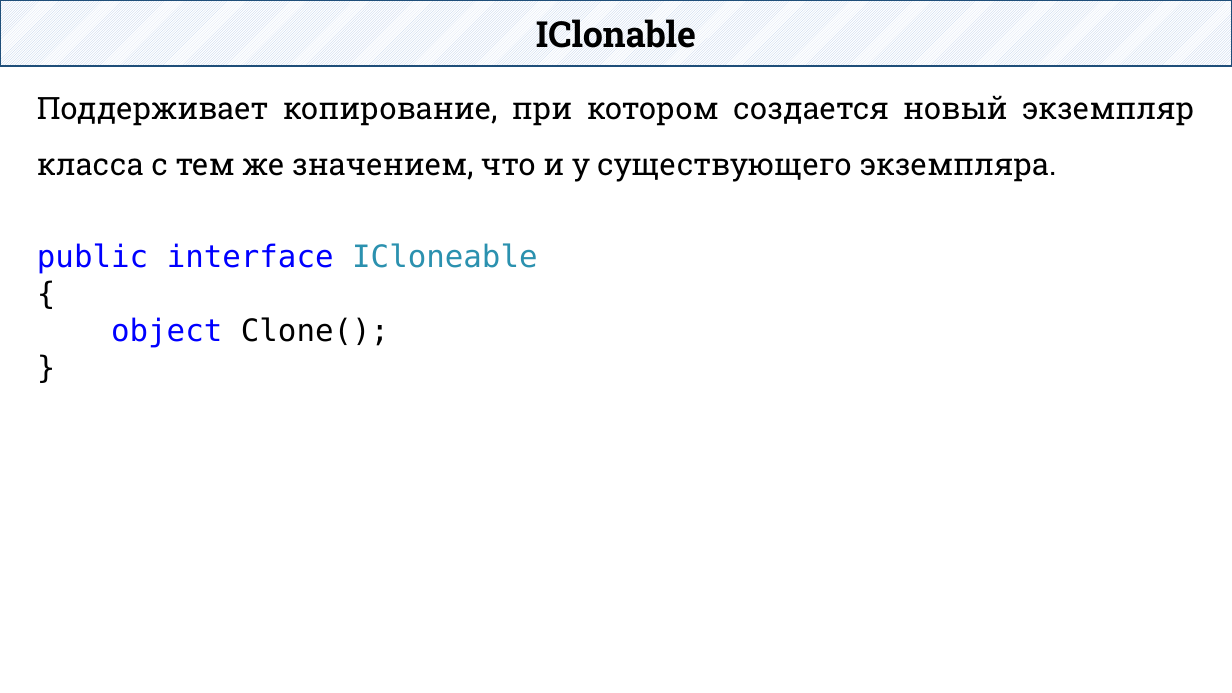
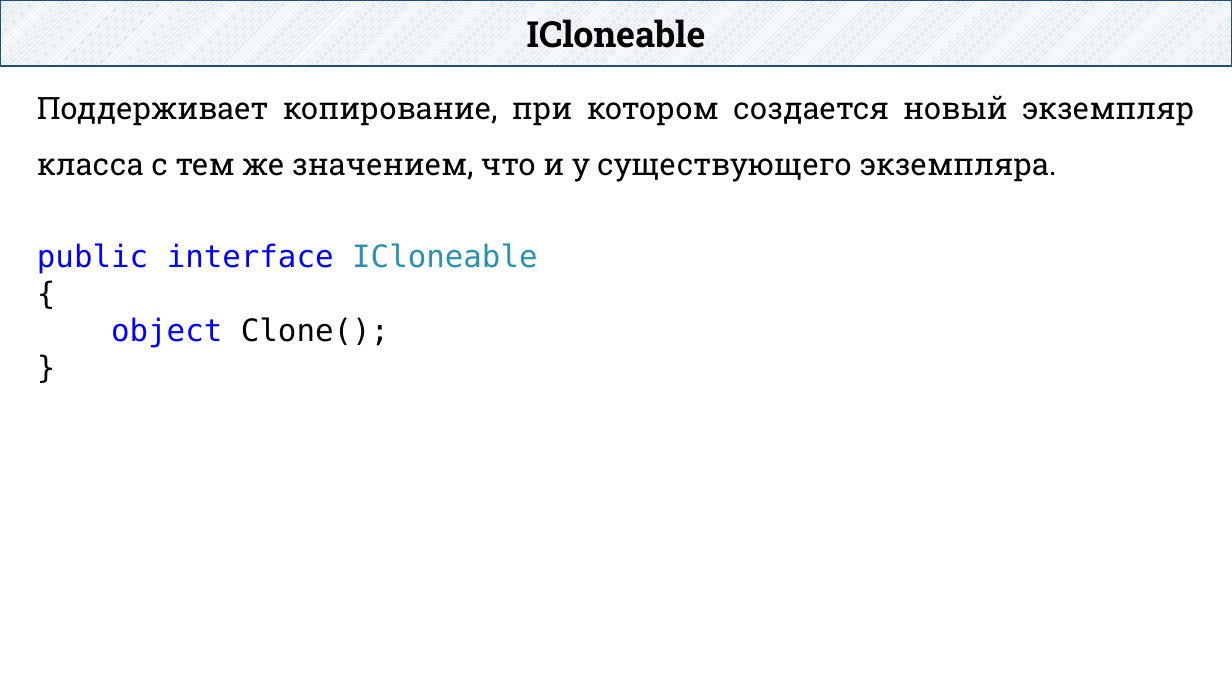
Before and after one commit to DaniilKlyukin/ITiP-2, a slide deck: slide 22 of Лекции/ИТиП 2 лек 4.pptx. Drawn at 1232x693 pixels with LibreOffice and Linux fonts; fonts in the diff are those of the drawing. Boxes give left, top, right and bottom in pixels: in the first picture for what was removed or moved away, otherwise in the second. Text is boxed around its words. In the diff, an @@ line names an element or a change of style, - is before the commit and + after.

```diff
--- a/Лекции/ИТиП 2 лек 4.pptx
+++ b/Лекции/ИТиП 2 лек 4.pptx
@@ text in rectangle at [527, 19, 706, 48]: text changed @@
-IClonable
+ICloneable
```
Also in this commit, not shown: 3 other files.
